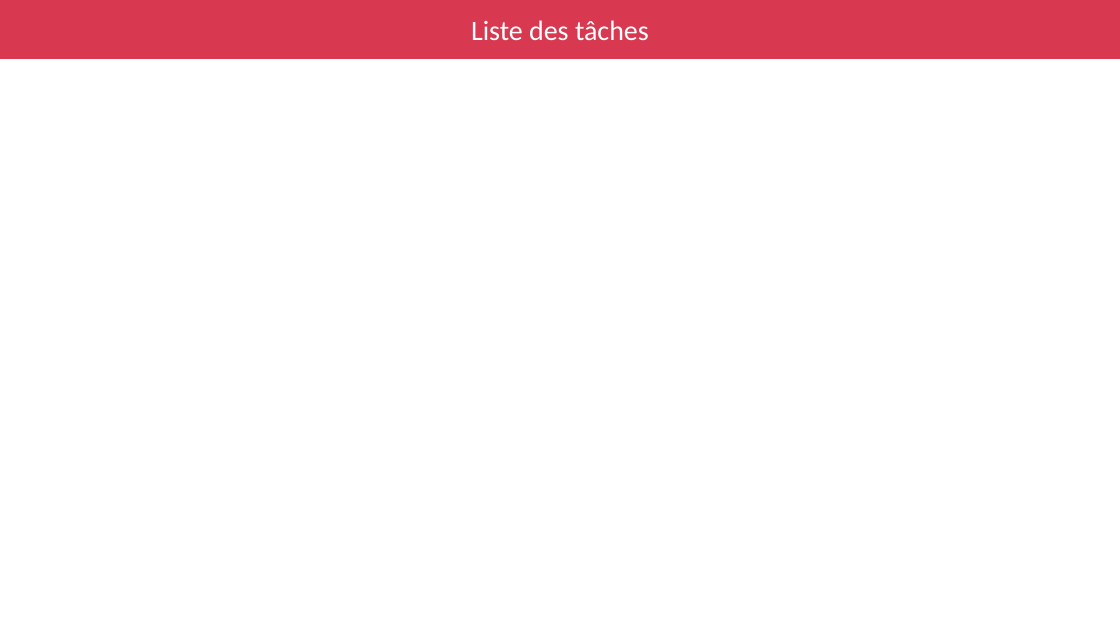
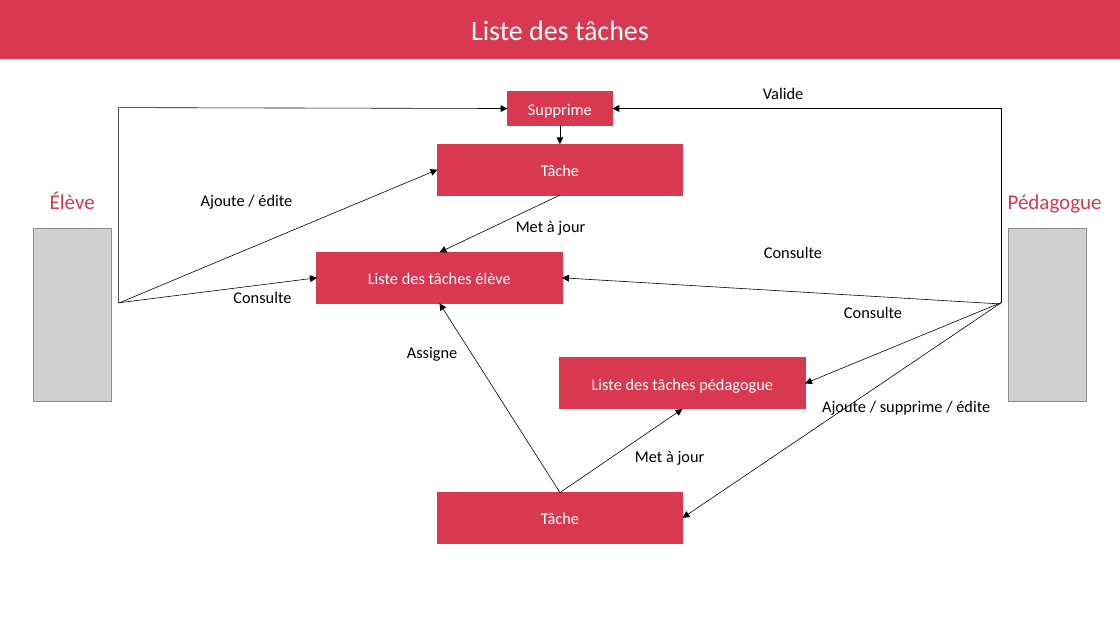
Before and after one commit to fabiandeneuville/FabianDeneuville_10_01032023, a slide deck: slide 8 of Deneuville_Fabian_1_diagramme_cas_usage_032023.pptx. Drawn at 1120x630 pixels with LibreOffice and Linux fonts; fonts in the diff are those of the drawing; grey boxes stand for pictures. Boxes give left, top, right and bottom in pixels: in the first picture for what was removed or moved away, otherwise in the second. Text is boxed around its words. In the diff, an @@ line names an element or a change of style, - is before the commit and + after.

```diff
--- a/Deneuville_Fabian_1_diagramme_cas_usage_032023.pptx
+++ b/Deneuville_Fabian_1_diagramme_cas_usage_032023.pptx
@@ text added at <box>763,87,803,99</box>, 14 pt, text #000000 @@
+Valide
@@ arrow added from (118, 108) to (507, 108), #000000 0.5 pt @@
@@ line added from (118, 108) to (118, 303), #000000 0.5 pt @@
@@ rectangle added at <box>507,92,613,125</box>, fill #D83950, outline #D83950 1 pt, 14 pt, text #FFFFFF @@
+Supprime
@@ arrow added from (1002, 108) to (613, 108), #000000 0.5 pt @@
@@ line added from (1002, 108) to (1002, 302), #000000 0.5 pt @@
@@ rectangle added at <box>438,145,683,196</box>, fill #D83950, outline #D83950 1 pt, 14 pt, text #FFFFFF @@
+Tâche
@@ arrow added from (560, 125) to (560, 145), #000000 0.5 pt @@
@@ arrow added from (119, 303) to (438, 170), #000000 0.5 pt @@
@@ text added at <box>50,192,95,209</box>, 18 pt, text #D83950 @@
+Élève
@@ text added at <box>201,194,292,209</box>, 14 pt, text #000000 @@
+Ajoute / édite
@@ arrow added from (560, 195) to (439, 252), #000000 0.5 pt @@
@@ text added at <box>1008,194,1102,213</box>, 18 pt, text #D83950 @@
+Pédagogue
@@ picture added at <box>34,229,112,402</box> @@
@@ text added at <box>516,220,585,235</box>, 14 pt, text #000000 @@
+Met à jour
@@ picture added at <box>1009,229,1087,402</box> @@
@@ rectangle added at <box>317,252,562,303</box>, fill #D83950, outline #D83950 1 pt, 14 pt, text #FFFFFF @@
+Liste des tâches élève
@@ text added at <box>764,246,822,258</box>, 14 pt, text #000000 @@
+Consulte
@@ arrow added from (118, 303) to (317, 278), #000000 0.5 pt @@
@@ text added at <box>233,291,291,303</box>, 14 pt, text #000000 @@
+Consulte
@@ arrow added from (1001, 304) to (562, 278), #000000 0.5 pt @@
@@ arrow added from (560, 492) to (439, 303), #000000 0.5 pt @@
@@ arrow added from (1002, 302) to (683, 518), #000000 0.5 pt @@
@@ arrow added from (1002, 302) to (805, 384), #000000 0.5 pt @@
@@ text added at <box>844,306,902,318</box>, 14 pt, text #000000 @@
+Consulte
@@ text added at <box>407,347,457,361</box>, 14 pt, text #000000 @@
+Assigne
@@ rectangle added at <box>560,358,806,409</box>, fill #D83950, outline #D83950 1 pt, 14 pt, text #FFFFFF @@
+Liste des tâches pédagogue
@@ arrow added from (560, 492) to (683, 409), #000000 0.5 pt @@
@@ text added at <box>822,398,990,416</box>, 14 pt, text #000000 @@
+Ajoute / supprime / édite
@@ text added at <box>635,450,705,465</box>, 14 pt, text #000000 @@
+Met à jour
@@ rectangle added at <box>438,492,683,544</box>, fill #D83950, outline #D83950 1 pt, 14 pt, text #FFFFFF @@
+Tâche
```
Also in this commit, not shown: 1 other slide changed, 2 slides added, 2 slides removed, 1 other file.
